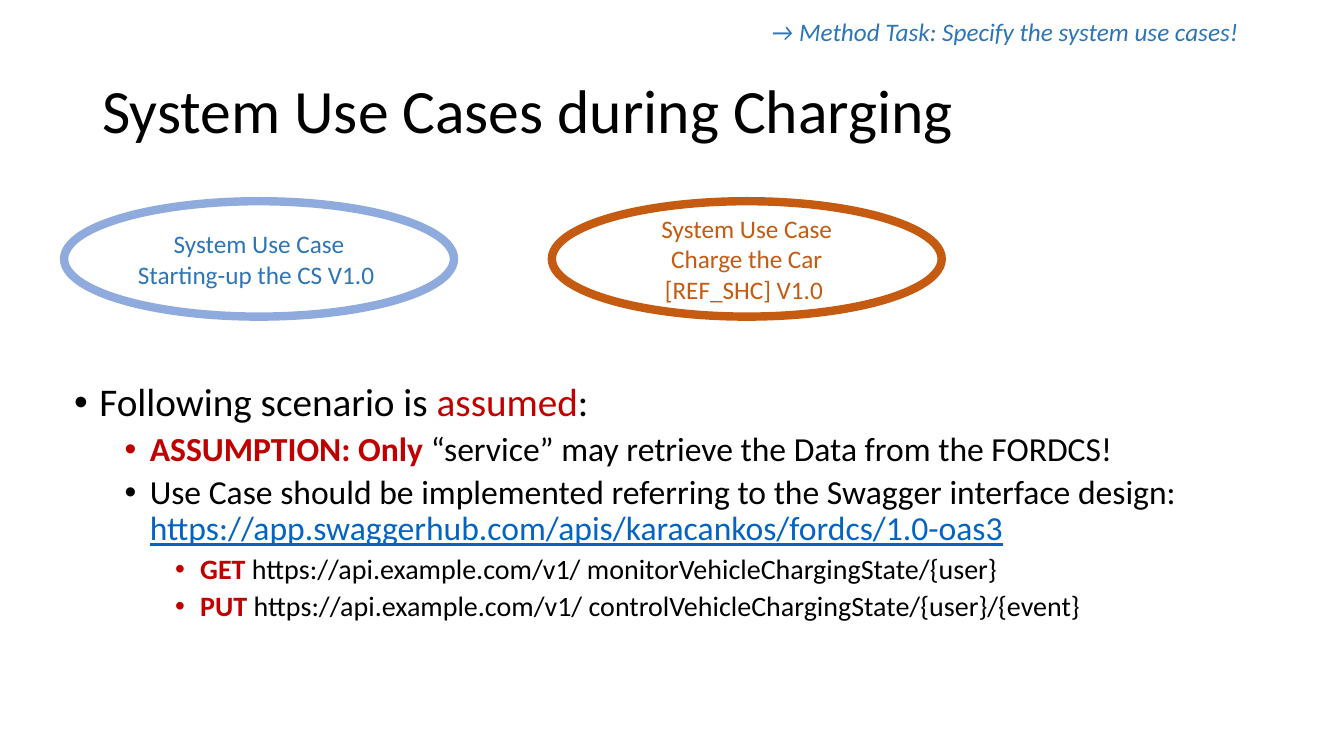
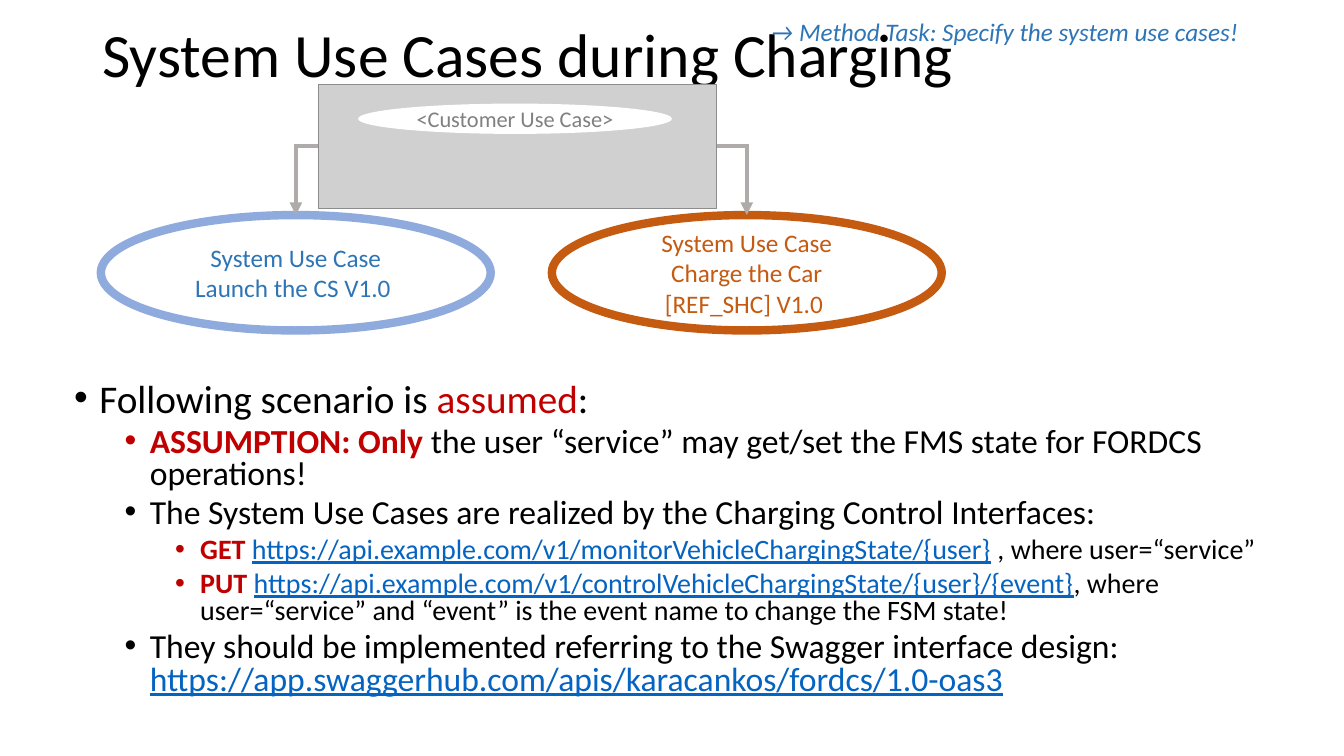
Before and after one commit to karacankos/smarthome-fordcs, a slide deck: slide 9 of fordcs-docs/EDUp FORDCS-V1.0 Project-v2022.04/2.0-System Requirements/EDUp FORDCS-V1.0 System Requirements.v2022.04.pptx. Drawn at 1344x756 pixels with LibreOffice and Linux fonts; fonts in the diff are those of the drawing; grey boxes stand for pictures. Boxes give left, top, right and bottom in pixels: in the first picture for what was removed or moved away, otherwise in the second. Text is boxed around its words. In the diff, an @@ line names an element or a change of style, - is before the commit and + after.

Commit message:
FIRST PART OF THE SYSTEM USE CASES ARE IMPLEMENTED

```diff
--- a/fordcs-docs/EDUp FORDCS-V1.0 Project-v2022.04/2.0-System Requirements/EDUp FORDCS-V1.0 System Requirements.v2022.04.pptx
+++ b/fordcs-docs/EDUp FORDCS-V1.0 Project-v2022.04/2.0-System Requirements/EDUp FORDCS-V1.0 System Requirements.v2022.04.pptx
@@ title "System Use Cases during Charging" rewrapped from [102, 90, 953, 144] to [102, 26, 953, 92] @@
@@ picture added at [319, 85, 717, 209] @@
@@ ellipse added at [358, 104, 671, 134], fill #FFFFFF, 16 pt, text #808080 @@
+<Customer Use Case>
@@ elbow arrow added from (319, 146) to (295, 215), #AFABAB 3 pt @@
@@ elbow arrow added from (717, 146) to (747, 215), #AFABAB 3 pt @@
@@ ellipse "System Use Case": place and size @@
-ellipse "System Use Case" at [65, 202, 455, 317]
+ellipse "System Use Case" at [101, 215, 491, 330]
@@ ellipse "System Use Case": place and size @@
-ellipse "System Use Case" at [553, 202, 943, 317]
+ellipse "System Use Case" at [553, 215, 943, 330]
@@ text in ellipse at [195, 279, 390, 297]: text changed @@
-Starting-up the CS V1.0
+Launch the CS V1.0
@@ text at [99, 385, 589, 420]: line spacing 0.9 to 0.8 @@
@@ text at [150, 429, 1255, 697]: text changed @@
-  • ASSUMPTION: Only “service” may retrieve the Data from the FORDCS!
-  • Use Case should be implemented referring to the Swagger interface design:
-    https://app.swaggerhub.com/apis/karacankos/fordcs/1.0-oas3
-    • GET https://api.example.com/v1/ monitorVehicleChargingState/{user}
-    • PUT https://api.example.com/v1/ controlVehicleChargingState/{user}/{event}
+  • ASSUMPTION: Only the user “service” may get/set the FMS state for FORDCS operations!
+  • The System Use Cases are realized by the Charging Control Interfaces:
+    • GET https://api.example.com/v1/monitorVehicleChargingState/{user} , where user=“service”
+    • PUT https://api.example.com/v1/controlVehicleChargingState/{user}/{event}, where user=“service” and “event” is the event name to change the FSM state!
+  • They should be implemented referring to the Swagger interface design:
+    https://app.swaggerhub.com/apis/karacankos/fordcs/1.0-oas3
```
Also in this commit, not shown: 6 other slides changed, 16 other files.
